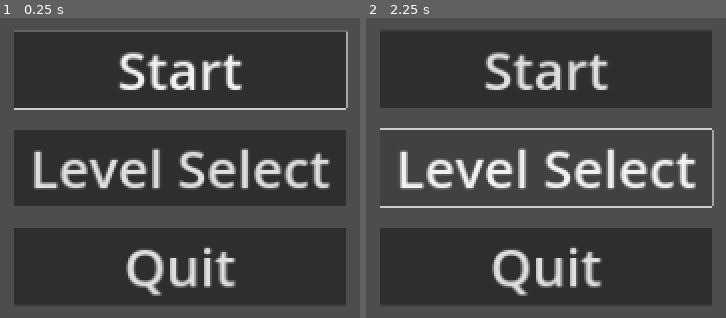
Above: before the commit, frames 1-2 (left to right).
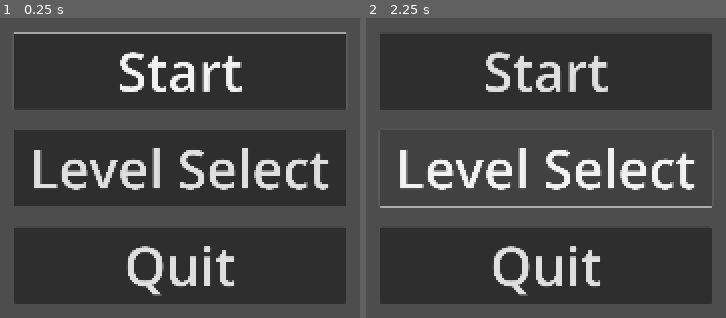
Above: after the commit, the same moments.

Repository: Afterglow375/godot_jam_03
Game: Godot game, scene res://scenes/ui/menu.tscn
Same seed, same stepped clock (60 frames per second), same inputs: the game is played once before the commit and once after it.
Inputs:
- Up to frame 1 (0.25 s): no input
- Up to frame 2 (2.25 s): click "Start" at 0.5 s; click "Start" at 1.25 s; click "Level Select" at 2 s

The runs differ from the first frame. In frame 1, 6.8% of the frame differs, in the area x 3-97%, y 4-93%; in frame 2, 7.4%.

Commit message:
Fix 4k res making viewport too big and added projectile/spaceship scenes

Diff:
--- a/project.godot
+++ b/project.godot
@@ -19,4 +19,5 @@
 
 window/size/viewport_width=3840
 window/size/viewport_height=2160
-window/stretch/mode="canvas_items"
+window/size/mode=3
+window/stretch/mode="viewport"
--- /dev/null
+++ b/scenes/entities/projectile.tscn
@@ -0,0 +1,19 @@
+[gd_scene load_steps=4 format=3 uid="uid://bhyk5hbgs2hno"]
+
+[ext_resource type="Texture2D" uid="uid://bvf6nvimyp48e" path="res://assets/projectile_bg.png" id="1_cwh5h"]
+[ext_resource type="Texture2D" uid="uid://2pu4singbj38" path="res://assets/projectile.png" id="2_nj4ge"]
+
+[sub_resource type="CircleShape2D" id="CircleShape2D_c8q60"]
+radius = 318.705
+
+[node name="Projectile" type="Area2D"]
+metadata/_edit_group_ = true
+
+[node name="CollisionShape2D" type="CollisionShape2D" parent="."]
+shape = SubResource("CircleShape2D_c8q60")
+
+[node name="Sprite2D" type="Sprite2D" parent="."]
+texture = ExtResource("1_cwh5h")
+
+[node name="Sprite2D2" type="Sprite2D" parent="."]
+texture = ExtResource("2_nj4ge")
--- /dev/null
+++ b/scenes/entities/spaceship.tscn
@@ -0,0 +1,8 @@
+[gd_scene load_steps=2 format=3 uid="uid://ctfq16ucdtgys"]
+
+[ext_resource type="Texture2D" uid="uid://clqyml6hl7uvp" path="res://assets/alien.png" id="1_ayst8"]
+
+[node name="Node2D" type="Node2D"]
+
+[node name="Sprite2D" type="Sprite2D" parent="."]
+texture = ExtResource("1_ayst8")
